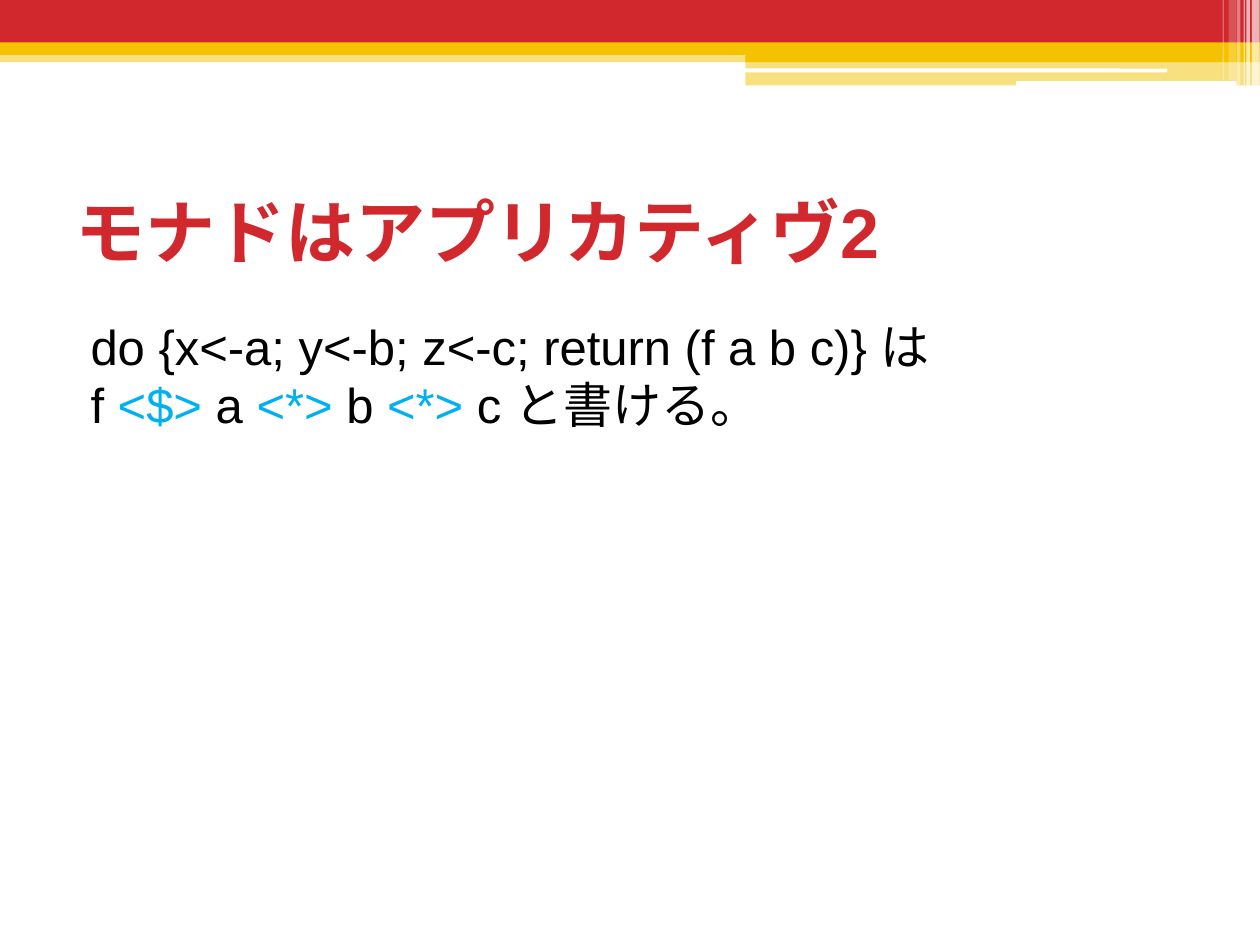
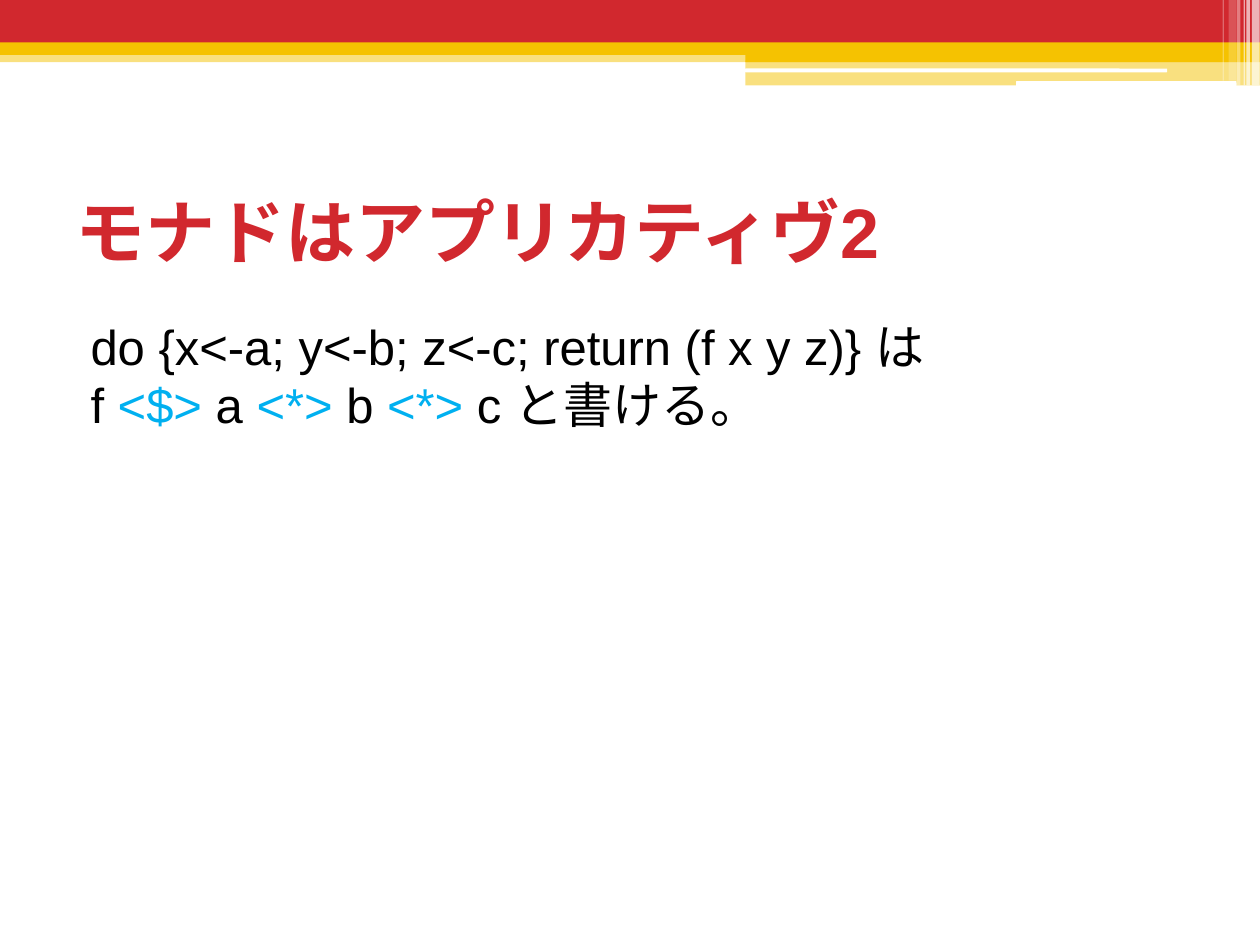
Before and after one commit to shiatsumat/HaskellLecture, a slide deck: slide 82 of 2_monad/slides/2_monad.pptx. Drawn at 1260x945 pixels with LibreOffice and Linux fonts; fonts in the diff are those of the drawing. Boxes give left, top, right and bottom in pixels: in the first picture for what was removed or moved away, otherwise in the second. Text is boxed around its words. In the diff, an @@ line names an element or a change of style, - is before the commit and + after.

```diff
--- a/2_monad/slides/2_monad.pptx
+++ b/2_monad/slides/2_monad.pptx
@@ text at (91, 327, 924, 427): text changed @@
-do {x<-a; y<-b; z<-c; return (f a b c)} は
-f <$> a <*> b <*> c と書ける。
+do {x<-a; y<-b; z<-c; return (f x y z)} は
+f <$> a <*> b <*> c と書ける。
```
Also in this commit, not shown: 1 slide removed, 2 other files.
